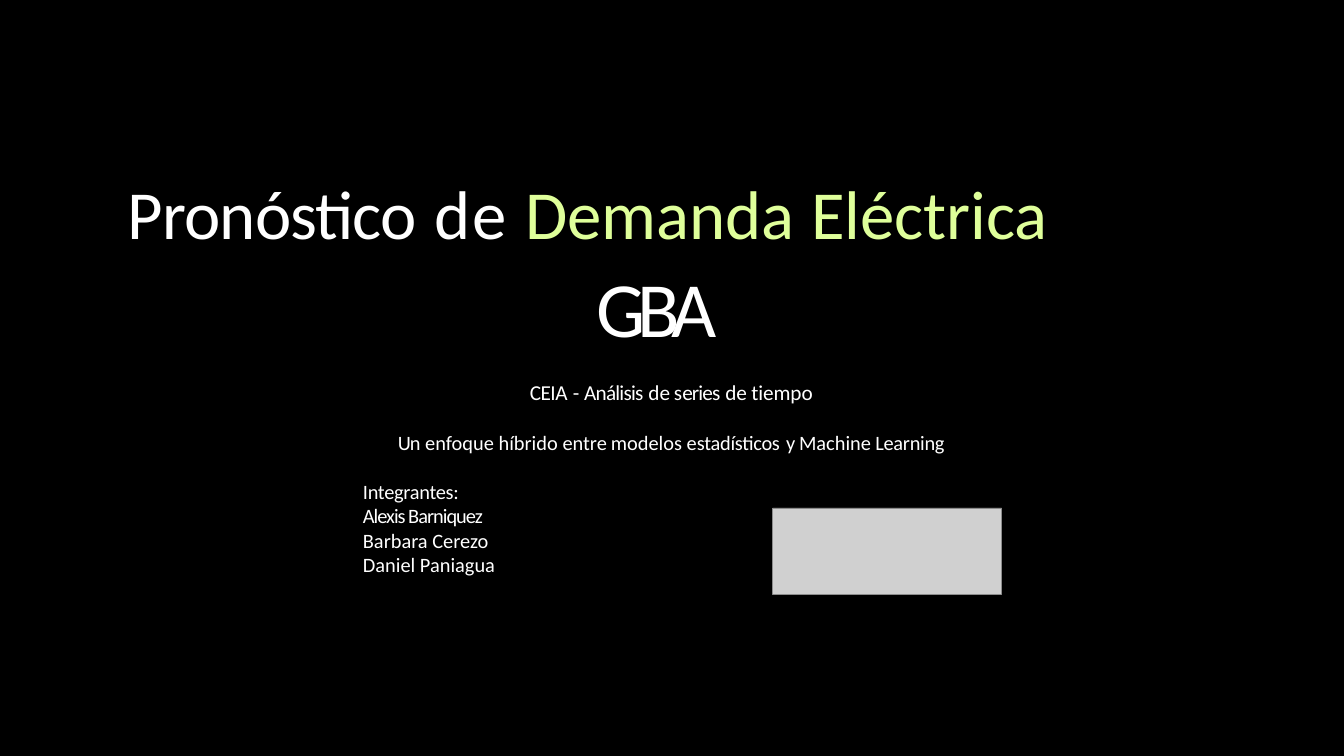
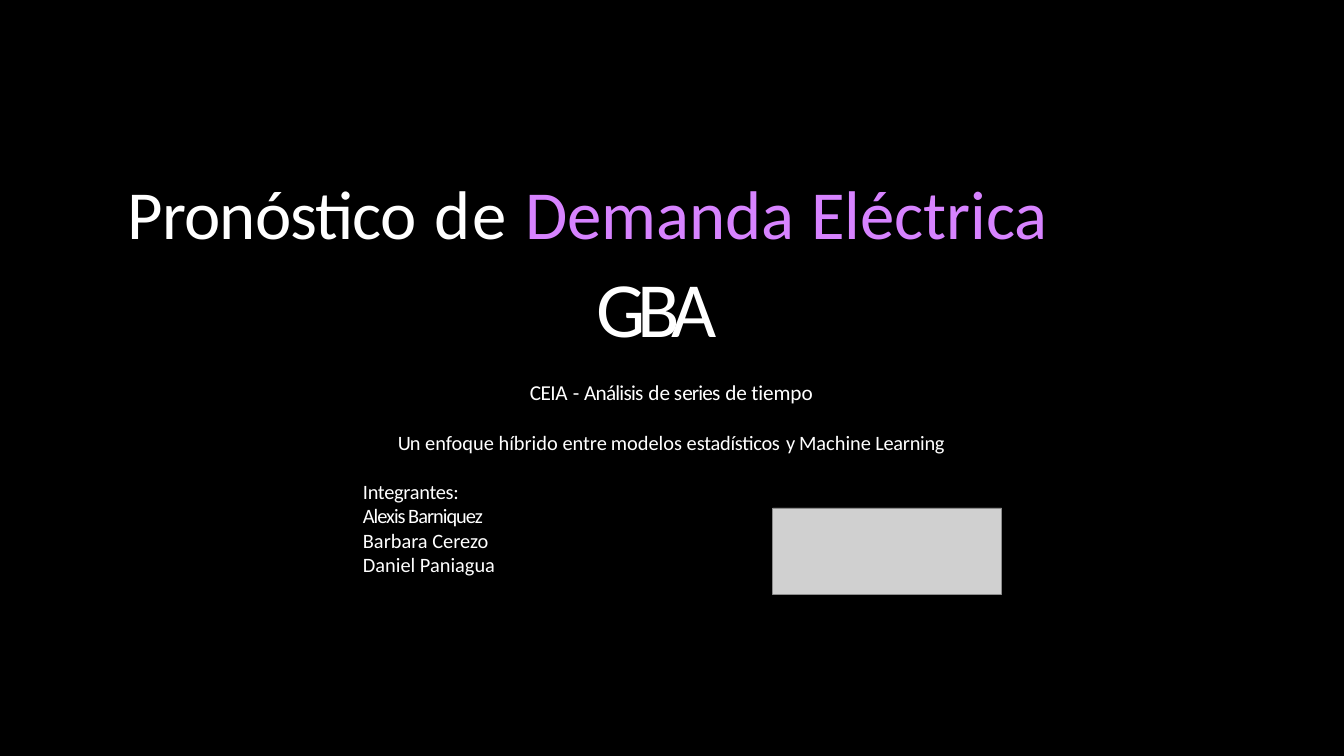
Before and after one commit to alexisbarnique/ceia-ast-tpf, a slide deck: slide 1 of Pronóstico de Demanda Eléctrica GBA.pptx. Drawn at 1344x756 pixels with LibreOffice and Linux fonts; fonts in the diff are those of the drawing; grey boxes stand for pictures. Boxes give left, top, right and bottom in pixels: in the first picture for what was removed or moved away, otherwise in the second. Text is boxed around its words. In the diff, an @@ line names an element or a change of style, - is before the commit and + after.

```diff
--- a/Pronóstico de Demanda Eléctrica GBA.pptx
+++ b/Pronóstico de Demanda Eléctrica GBA.pptx
@@ title "Pronóstico de Demanda Eléctrica" at (x1=128, y1=191, x2=1048, y2=240): text colour #DFFF9A to #D783FF in "Demanda Eléctrica" @@
```
Also in this commit, not shown: 9 other slides changed.
